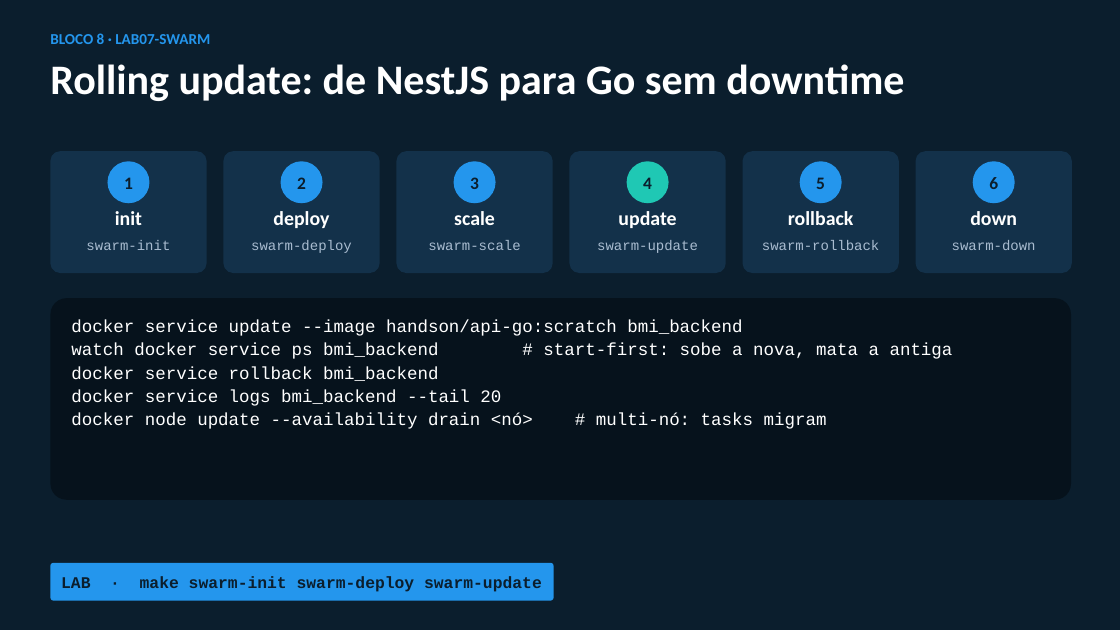
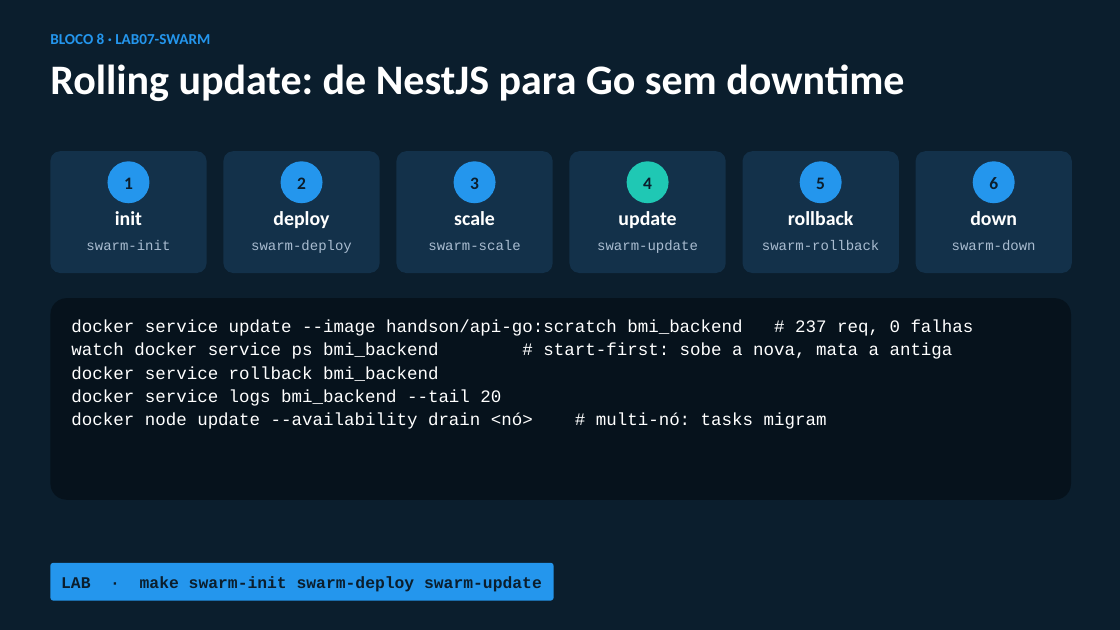
Before and after one commit to fabiofrances/appsec, a slide deck: slide 25 of reports/containerizacao-palestra.pptx (slide 24 before the commit). Drawn at 1120x630 pixels with LibreOffice and Linux fonts; fonts in the diff are those of the drawing. Boxes give left, top, right and bottom in pixels: in the first picture for what was removed or moved away, otherwise in the second. Text is boxed around its words. In the diff, an @@ line names an element or a change of style, - is before the commit and + after.

Commit message:
docs: roteiro, PPT e VALIDACAO com os números medidos no WSL
- tabelas reais do lab-compare e do lab-duel (Node ~360-410 MB, Go scratch 9 MB / 0 CVEs)
- novo slide "As CVEs são suas": nas bases mínimas a maioria das CVEs vem do node_modules
- história do Go 1.24 (23 HIGH até no scratch) x Go 1.27 (0)
- corrige afirmações desmentidas pela validação: Chainguard :latest tem sh,
  secret scan não acha o DD_SECRET_KEY, cache mount não acelera com rede rápida
- lab-cache: 8 s x 45 s (ordem das camadas); Swarm: 237 req, 0 falhas no update
- VALIDACAO: registro da validação de 29/10/2026 e expectativas ajustadas

Generated by Fabio Franceschetto helped by [Claude Code](https://claude.com/claude-code)

```diff
--- a/reports/containerizacao-palestra.pptx
+++ b/reports/containerizacao-palestra.pptx
@@ text at <box>71,320,974,336</box>: text changed @@
-docker service update --image handson/api-go:scratch bmi_backend
+docker service update --image handson/api-go:scratch bmi_backend # 237 req, 0 falhas
```
Also in this commit, not shown: 7 other slides changed, 1 slide added, 3 other files.
